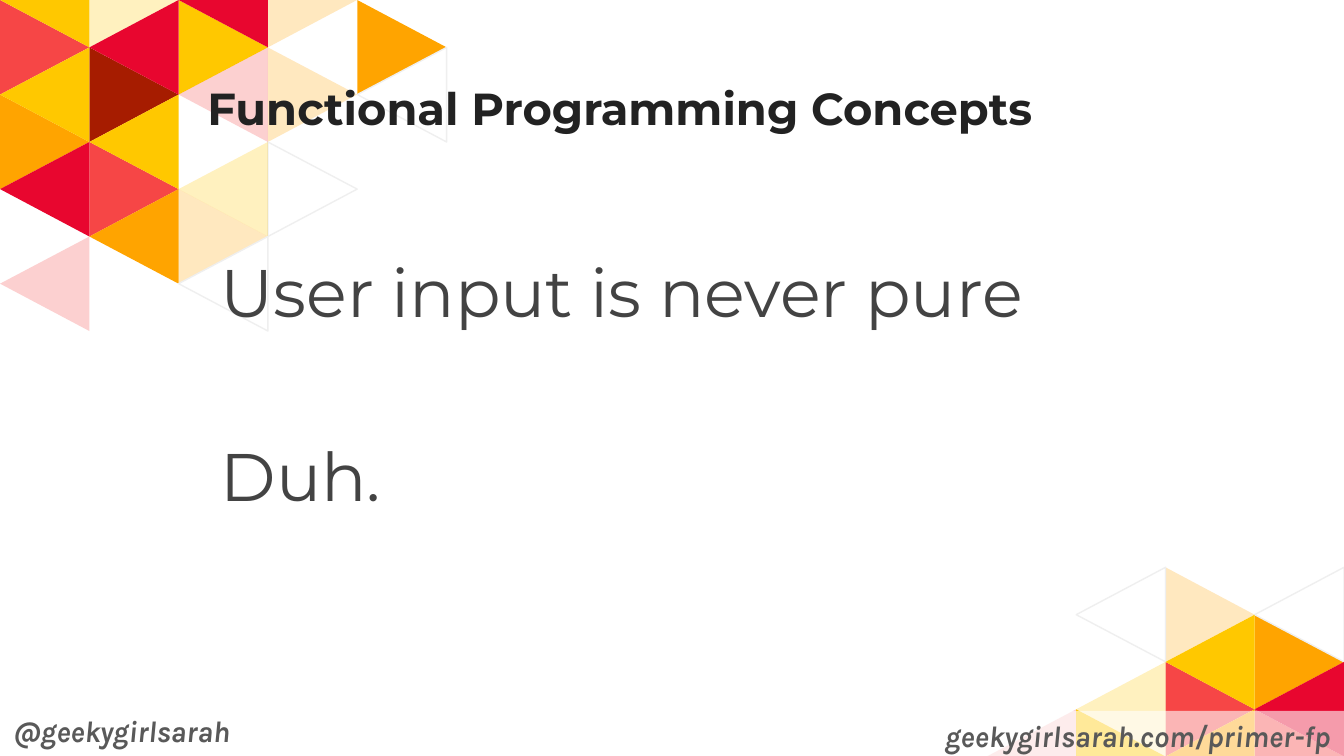
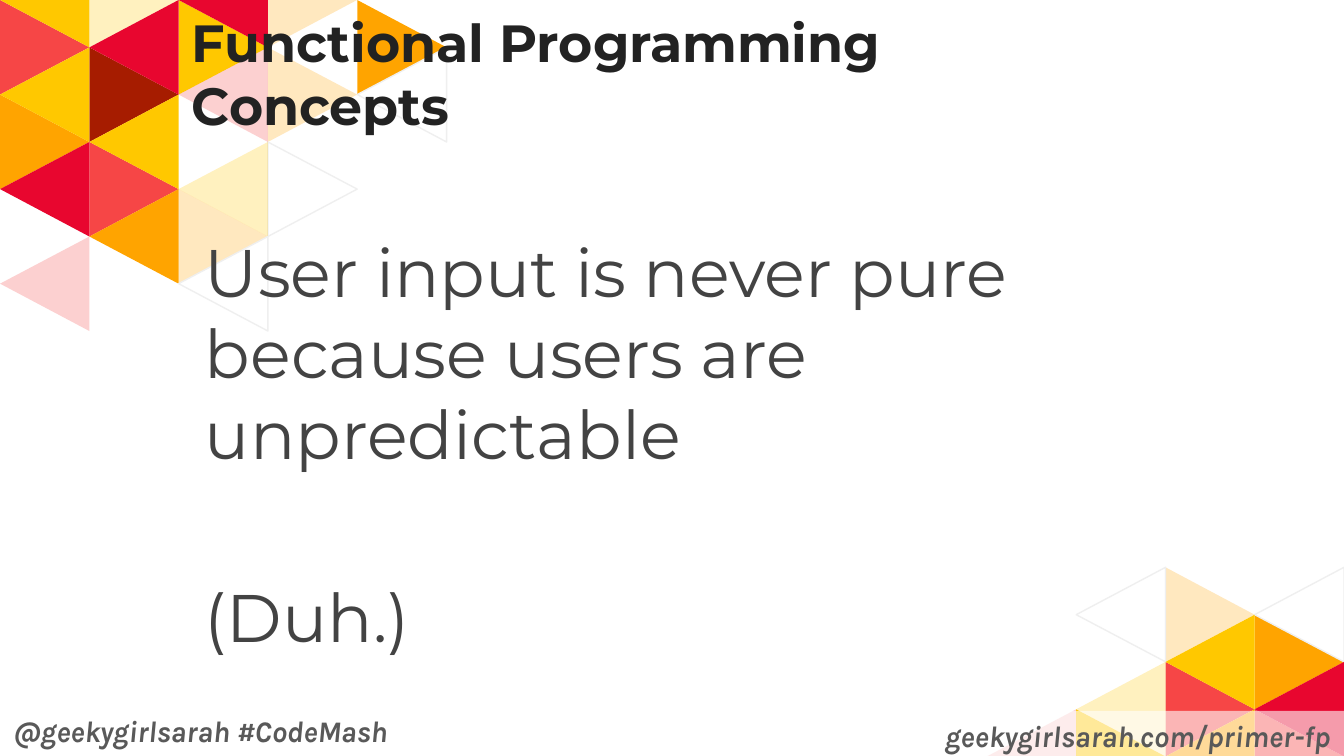
Before and after one commit to geekygirlsarah/talk-a_primer_on_functional_programming, a slide deck: slide 16 of A Primer on Functional Programming.pptx (slide 14 before the commit). Drawn at 1344x756 pixels with LibreOffice and Linux fonts; fonts in the diff are those of the drawing. Boxes give left, top, right and bottom in pixels: in the first picture for what was removed or moved away, otherwise in the second. Text is boxed around its words. In the diff, an @@ line names an element or a change of style, - is before the commit and + after.

Commit message:
Update slides from CodeMash 2019

```diff
--- a/A Primer on Functional Programming.pptx
+++ b/A Primer on Functional Programming.pptx
@@ title "Functional Programming Concepts": place and size @@
-title "Functional Programming Concepts" at [207,82,1032,136]
+title "Functional Programming Concepts" at [192,11,880,137]
@@ title "Functional Programming Concepts" at [192,11,880,137]: size 24 to 28 pt @@
@@ text at [205,232,1007,655]: text changed @@
-User input is never pure
-Duh.
+User input is never pure because users are unpredictable
+(Duh.)
@@ text at [13,721,388,750]: text changed @@
-@geekygirlsarah
+@geekygirlsarah #CodeMash
```
Also in this commit, not shown: 62 other slides changed, 3 slides added, 1 other file.
